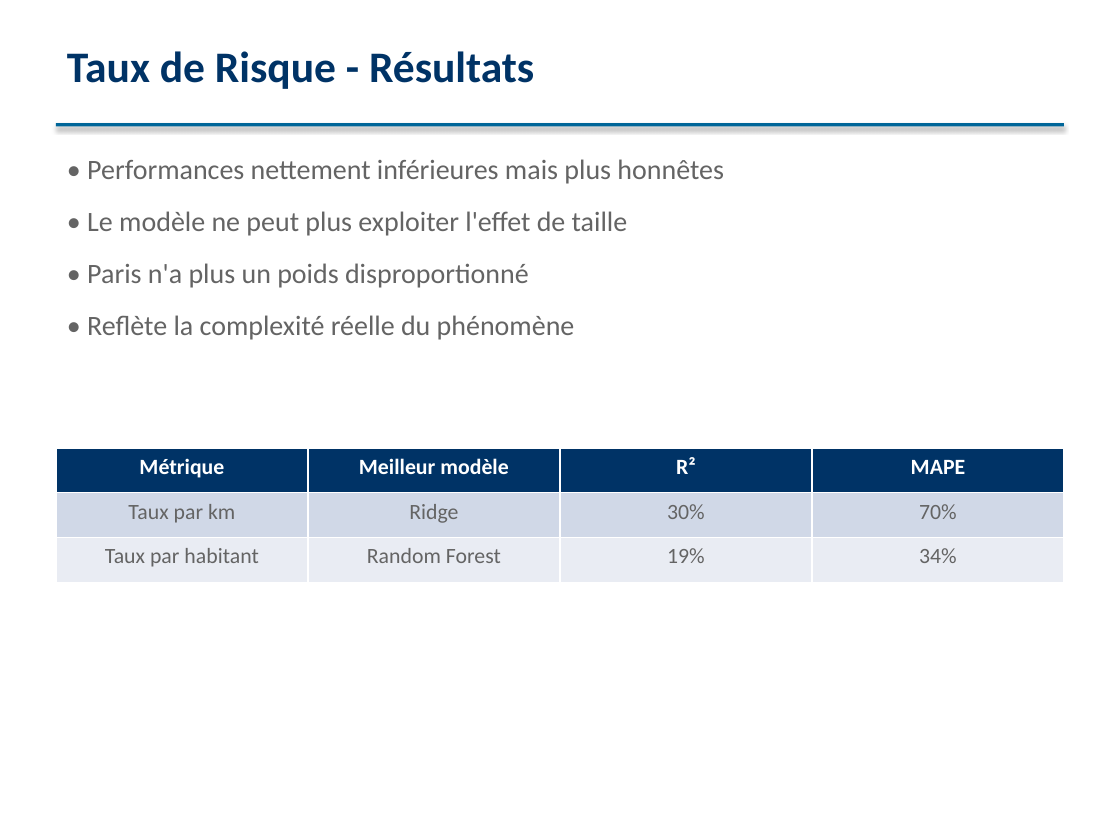
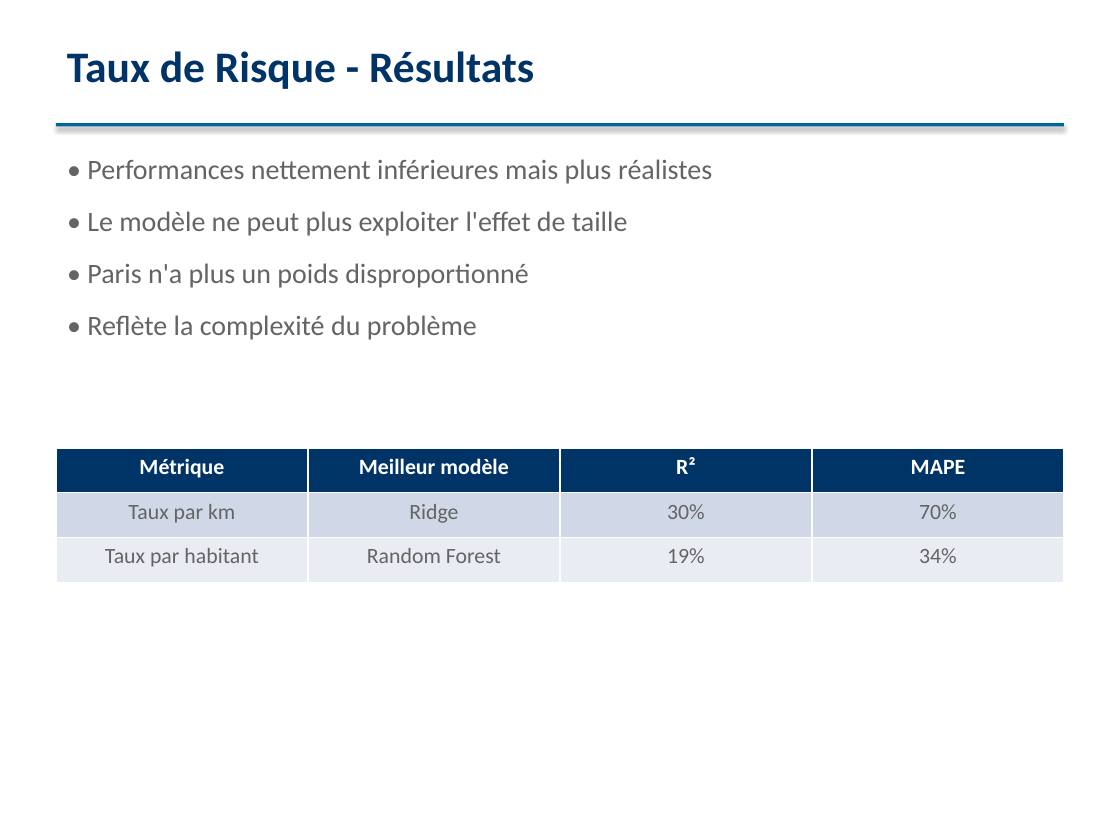
Before and after one commit to Jeremonstor/Projet_sda_top, a slide deck: slide 18 of presentation/presentation_sda.pptx (slide 14 before the commit). Drawn at 1120x840 pixels with LibreOffice and Linux fonts; fonts in the diff are those of the drawing. Boxes give left, top, right and bottom in pixels: in the first picture for what was removed or moved away, otherwise in the second. Text is boxed around its words. In the diff, an @@ line names an element or a change of style, - is before the commit and + after.

```diff
--- a/presentation/presentation_sda.pptx
+++ b/presentation/presentation_sda.pptx
@@ text at (87, 159, 712, 184): text changed @@
-• Performances nettement inférieures mais plus honnêtes
+• Performances nettement inférieures mais plus réalistes
@@ text at (87, 315, 477, 340): text changed @@
-• Reflète la complexité réelle du phénomène
+• Reflète la complexité du problème
```
Also in this commit, not shown: 11 other slides changed, 4 slides added, 6 other files.
